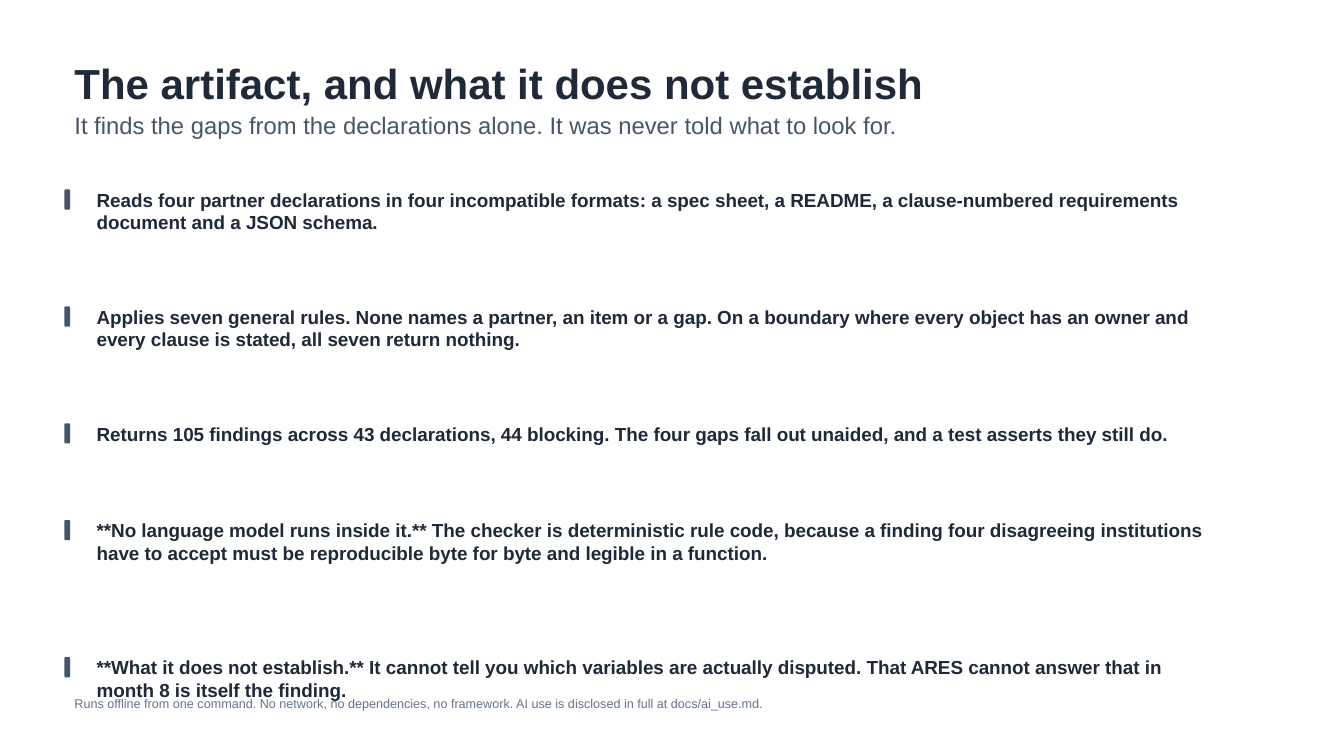
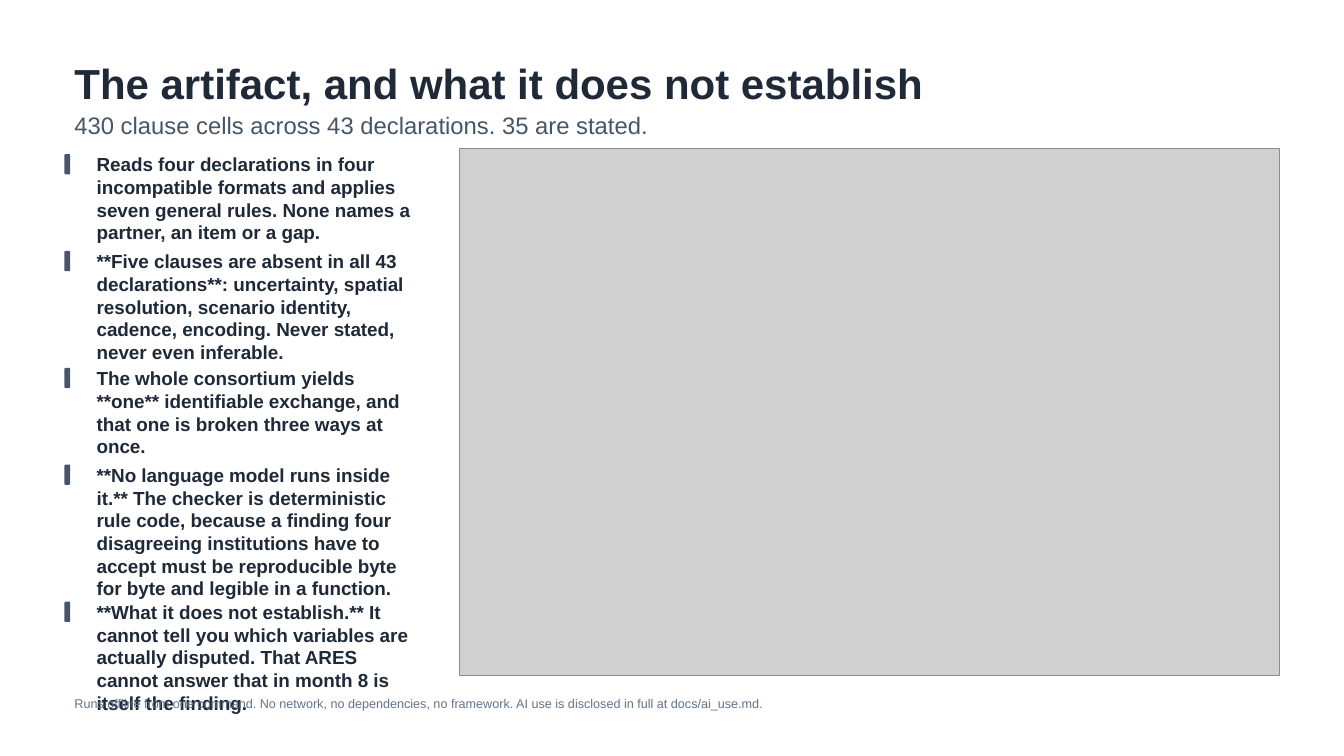
Before and after one commit to fgnxl/oef_ares_case_study, a slide deck: slide 8 of deck/ares_board_deck.pptx. Drawn at 1344x756 pixels with LibreOffice and Linux fonts; fonts in the diff are those of the drawing; grey boxes stand for pictures. Boxes give left, top, right and bottom in pixels: in the first picture for what was removed or moved away, otherwise in the second. Text is boxed around its words. In the diff, an @@ line names an element or a change of style, - is before the commit and + after.

Commit message:
Six figures, a room map that separates attendance from authority, and the argument that decides the coupling question
Three things, and the middle one is a correction to a defect in the plan rather
than in a drawing.

Six figures, drawn from the repository's own data and carried on six of the
eight slides. The clause matrix shows all 430 clause cells at once and its shape
is the argument: two narrow stripes of ink and five columns absent in all 43
declarations without exception, namely uncertainty, spatial resolution, scenario
identity, cadence and encoding. Two panels contrast the physics against the
interface as declared, where one severed arc asserts that supply and demand are
independent when a dust event drives both. A ratchet shows each week keeping
everything the week before could do. A room map, a calendar and a boundary map
carry the rest.

The room map found a real flaw. Drawing attendance against authority showed
Tharsis holding zero authority sessions as well as Helix, which destroyed the
point the diagram existed to make. The cause was that authority had been defined
so that Helix fell outside it, rather than defined honestly and attendance
decided afterwards. Being in the room and holding the ruling are different
things. Helix has to be present when the contract it already built against is
settled, or that contract is agreed against working code nobody consulted. What
it never holds is the decision. Sessions now name who rules, three tests replace
the one that encoded the confusion, and the counts read Solis three, Meridian
three, Tharsis two, Helix none.

And the coupling claim now carries the argument that actually decides it. The
correlation argument is empirical and the week 5 revision test can overturn it.
The second argument cannot be overturned by any run, because it is about what
the model is for: a settlement model exists so somebody can commit to a habitat
design that has to keep people alive, and that purpose sets a floor on fidelity
below which the model is inadmissible as evidence rather than merely coarse. No
engineer signs a life-safety design on a tool whose own authors would not trust
it to design one. What can be settled is where the floor sits, and the
consortium already has the body that decides it. Meridian states what makes a
resilience claim credible, track B elicits that in weeks 1 to 3, and if the
requirement turns out to be satisfiable by a single pass then the floor is lower
than assumed here.

```diff
--- a/deck/ares_board_deck.pptx
+++ b/deck/ares_board_deck.pptx
@@ text at (74, 116, 647, 135): text changed @@
-It finds the gaps from the declarations alone. It was never told what to look for.
+430 clause cells across 43 declarations. 35 are stated.
@@ picture added at (460, 148, 1279, 676) @@
@@ rounded rectangle: place and size @@
-rounded rectangle at (65, 190, 71, 210)
+rounded rectangle at (65, 154, 71, 174)
@@ text at (97, 157, 411, 243): text changed @@
-Reads four partner declarations in four incompatible formats: a spec sheet, a README, a clause-numbered requirements document and a JSON schema.
+Reads four declarations in four incompatible formats and applies seven general rules. None names a partner, an item or a gap.
@@ text added at (97, 254, 404, 359), 13.5 pt, text #1F2937, bold @@
+**Five clauses are absent in all 43 declarations**: uncertainty, spatial resolution, scenario identity, cadence, encoding. Never stated, never even inferable.
@@ text removed at (97, 310, 1188, 350) @@
-Applies seven general rules. None names a partner, an item or a gap. On a boundary where every object has an owner and every clause is stated, all seven return nothing.
@@ 4 rounded rectangles: place and size @@
-4 rounded rectangles at (65, 307, 71, 678)
+4 rounded rectangles at (65, 251, 71, 622)
@@ text at (97, 371, 399, 453): text changed @@
-Returns 105 findings across 43 declarations, 44 blocking. The four gaps fall out unaided, and a test asserts they still do.
+The whole consortium yields **one** identifiable exchange, and that one is broken three ways at once.
@@ text "**No language model runs inside ..." rewrapped from (97, 523, 1202, 564) to (97, 468, 397, 599) @@
@@ text "**What it does not establish.** ..." rewrapped from (97, 660, 1162, 702) to (97, 605, 408, 714) @@
```
Also in this commit, not shown: 3 other slides changed, 8 other files.
